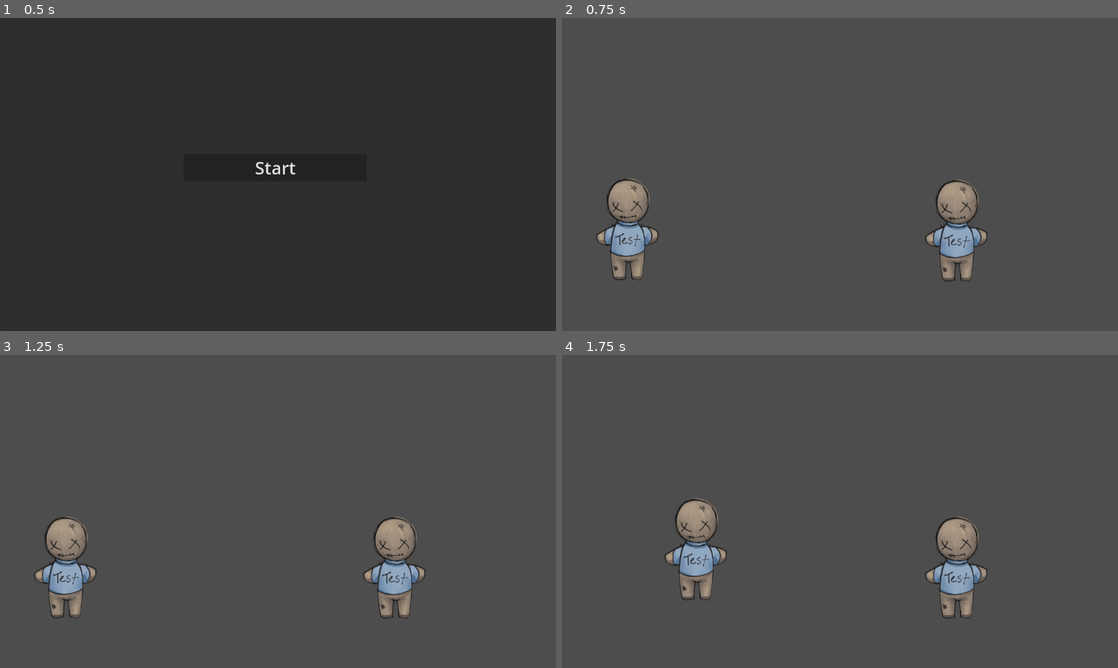
Above: before the commit, frames 1-4 (two rows, left to right).
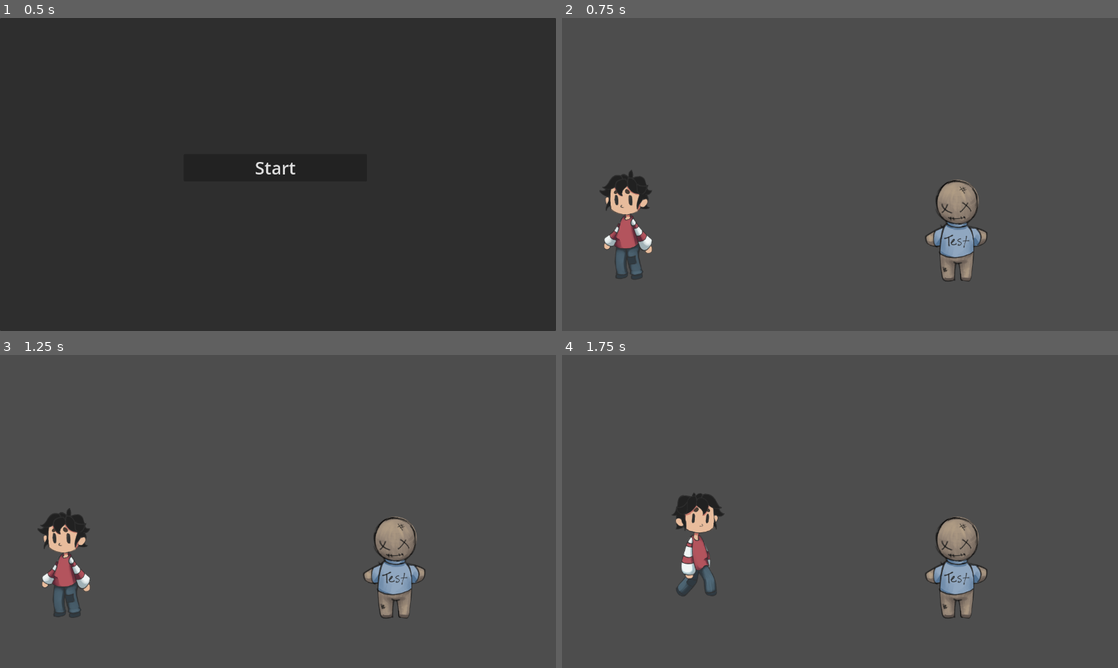
Above: after the commit, the same moments.

Repository: straysailor/toybox-gamejam-2025
Game: Godot game, scene res://scenes/main_menu.tscn
The game is run twice, just before and just after one commit, with the same random seed, the same clock (stepped at 60 frames per second) and the same inputs.
Inputs:
- Up to frame 1 (0.5 s): no input
- Up to frame 2 (0.75 s): click "Start" at 0.5 s
- Up to frame 3 (1.25 s): no input
- Up to frame 4 (1.75 s): tap Enter (ui_accept) at 1.25, 1.52 s; hold Right (ui_right) from 1.28 s (still down); hold W (interact) from 1.28 s (still down)

Frame 1 is identical in both runs. In frame 2, 2.2% of the frame differs, in the area x 6-18%, y 48-84%; in frame 3, 2.2%, in the area x 6-18%, y 48-85%; in frame 4, 2.2%.

Commit message:
Added kid sprite sheet and player character animations.

Diff:
--- a/scenes/player.tscn
+++ b/scenes/player.tscn
@@ -1,21 +1,99 @@
-[gd_scene load_steps=6 format=3 uid="uid://ckudr8chj1kgo"]
+[gd_scene load_steps=16 format=3 uid="uid://ckudr8chj1kgo"]
 
-[ext_resource type="Texture2D" uid="uid://hsuoqaru7h6q" path="res://assets/TestDummy1.png" id="1_4flbx"]
 [ext_resource type="Script" uid="uid://dtuu2sjmyewwm" path="res://scripts/player_input.gd" id="1_g2els"]
+[ext_resource type="Texture2D" uid="uid://b007lx2bmbkpv" path="res://assets/kid_walk_idle_sprite_sheet.png" id="2_g2els"]
 
-[sub_resource type="AtlasTexture" id="AtlasTexture_onrkg"]
-atlas = ExtResource("1_4flbx")
+[sub_resource type="AtlasTexture" id="AtlasTexture_qhqgy"]
+atlas = ExtResource("2_g2els")
+region = Rect2(0, 512, 512, 512)
+
+[sub_resource type="AtlasTexture" id="AtlasTexture_dqkch"]
+atlas = ExtResource("2_g2els")
+region = Rect2(512, 512, 512, 512)
+
+[sub_resource type="AtlasTexture" id="AtlasTexture_qlg0r"]
+atlas = ExtResource("2_g2els")
+region = Rect2(1024, 512, 512, 512)
+
+[sub_resource type="AtlasTexture" id="AtlasTexture_tuyoq"]
+atlas = ExtResource("2_g2els")
 region = Rect2(0, 0, 512, 512)
 
-[sub_resource type="SpriteFrames" id="SpriteFrames_i3pqv"]
+[sub_resource type="AtlasTexture" id="AtlasTexture_fjrip"]
+atlas = ExtResource("2_g2els")
+region = Rect2(512, 0, 512, 512)
+
+[sub_resource type="AtlasTexture" id="AtlasTexture_smehm"]
+atlas = ExtResource("2_g2els")
+region = Rect2(1024, 0, 512, 512)
+
+[sub_resource type="AtlasTexture" id="AtlasTexture_ur7pv"]
+atlas = ExtResource("2_g2els")
+region = Rect2(1536, 0, 512, 512)
+
+[sub_resource type="AtlasTexture" id="AtlasTexture_y4r1p"]
+atlas = ExtResource("2_g2els")
+region = Rect2(2048, 0, 512, 512)
+
+[sub_resource type="AtlasTexture" id="AtlasTexture_d2wvv"]
+atlas = ExtResource("2_g2els")
+region = Rect2(2560, 0, 512, 512)
+
+[sub_resource type="AtlasTexture" id="AtlasTexture_3v2ag"]
+atlas = ExtResource("2_g2els")
+region = Rect2(3072, 0, 512, 512)
+
+[sub_resource type="AtlasTexture" id="AtlasTexture_jej6c"]
+atlas = ExtResource("2_g2els")
+region = Rect2(3584, 0, 512, 512)
+
+[sub_resource type="SpriteFrames" id="SpriteFrames_f1ej7"]
 animations = [{
 "frames": [{
 "duration": 1.0,
-"texture": SubResource("AtlasTexture_onrkg")
+"texture": SubResource("AtlasTexture_qhqgy")
+}, {
+"duration": 1.0,
+"texture": SubResource("AtlasTexture_dqkch")
+}, {
+"duration": 1.0,
+"texture": SubResource("AtlasTexture_qlg0r")
+}, {
+"duration": 1.0,
+"texture": SubResource("AtlasTexture_dqkch")
+}],
+"loop": false,
+"name": &"idle",
+"speed": 4.0
+}, {
+"frames": [{
+"duration": 1.0,
+"texture": SubResource("AtlasTexture_tuyoq")
+}, {
+"duration": 1.0,
+"texture": SubResource("AtlasTexture_fjrip")
+}, {
+"duration": 1.0,
+"texture": SubResource("AtlasTexture_smehm")
+}, {
+"duration": 1.0,
+"texture": SubResource("AtlasTexture_ur7pv")
+}, {
+"duration": 1.0,
+"texture": SubResource("AtlasTexture_y4r1p")
+}, {
+"duration": 1.0,
+"texture": SubResource("AtlasTexture_d2wvv")
+}, {
+"duration": 1.0,
+"texture": SubResource("AtlasTexture_3v2ag")
+}, {
+"duration": 1.0,
+"texture": SubResource("AtlasTexture_jej6c")
 }],
 "loop": true,
-"name": &"default",
-"speed": 5.0
+"name": &"walk",
+"speed": 8.0
 }]
 
 [sub_resource type="CapsuleShape2D" id="CapsuleShape2D_hqtel"]
@@ -27,7 +105,11 @@
 script = ExtResource("1_g2els")
 
 [node name="AnimatedSprite2D" type="AnimatedSprite2D" parent="."]
-sprite_frames = SubResource("SpriteFrames_i3pqv")
+position = Vector2(2, -26)
+sprite_frames = SubResource("SpriteFrames_f1ej7")
+animation = &"idle"
+frame = 2
+frame_progress = 1.0
 
 [node name="CollisionShape2D" type="CollisionShape2D" parent="."]
 position = Vector2(1, -9)
--- a/scripts/player_input.gd
+++ b/scripts/player_input.gd
@@ -4,6 +4,7 @@
 const SPEED = 700.0
 const JUMP_VELOCITY = -400.0
 
+@onready var sprites = $AnimatedSprite2D
 
 func _physics_process(delta: float) -> void:
 	# Add the gravity.
@@ -18,8 +19,16 @@
 	# As good practice, you should replace UI actions with custom gameplay actions.
 	var direction := Input.get_axis("ui_left", "ui_right")
 	if direction:
+		if direction == 1:
+			sprites.flip_h = true
+		else:
+			sprites.flip_h = false
+
+		sprites.play("walk")
+
 		velocity.x = direction * SPEED
 	else:
+		sprites.play("idle")
 		velocity.x = move_toward(velocity.x, 0, SPEED)
 
 	move_and_slide()
Binary file added: assets/kid_walk_idle_sprite_sheet.png
Not shown, added: assets/kid_walk_idle_sprite_sheet.png.import
